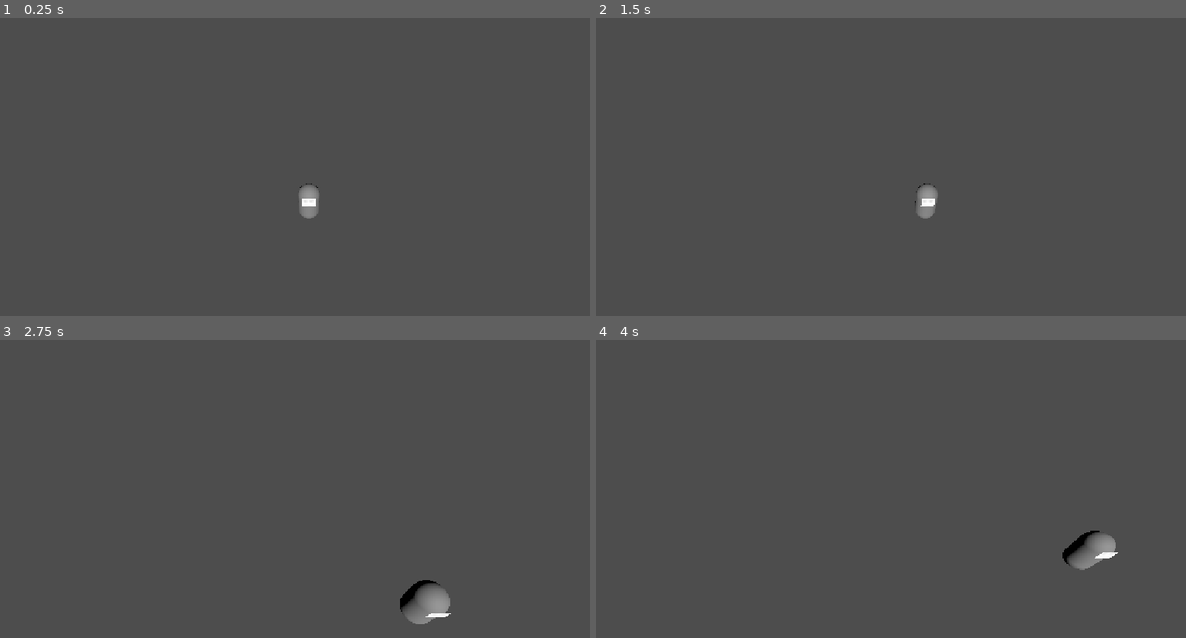
Above: before the commit, frames 1-4 (two rows, left to right).
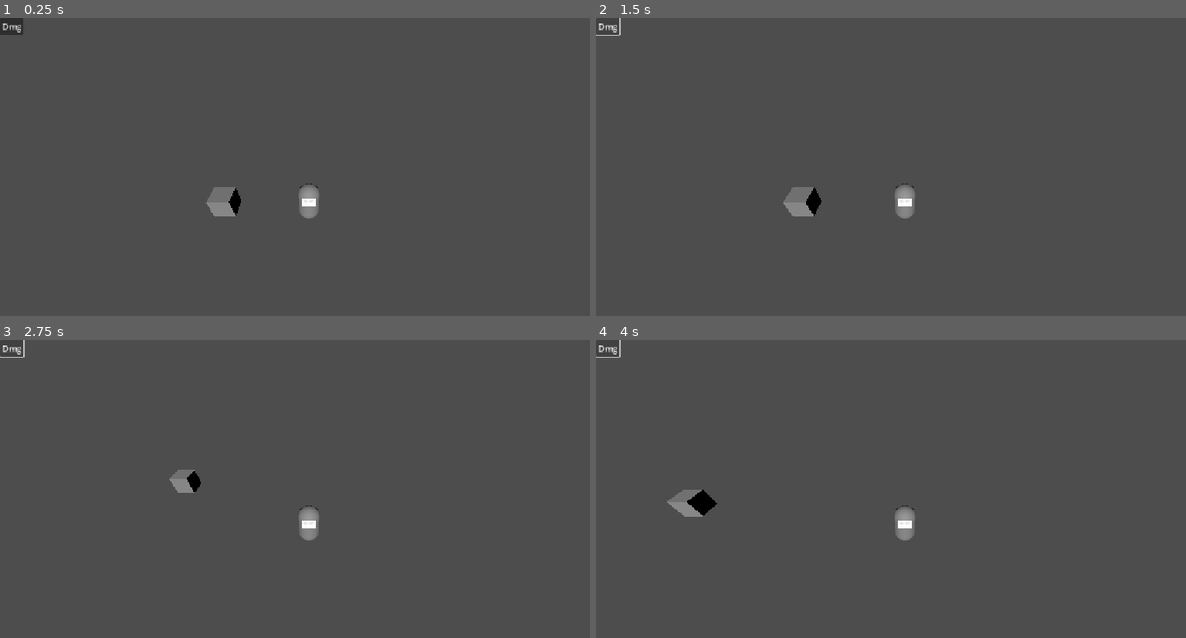
Above: after the commit, the same moments.

Repository: Hadri1005/projet-bomberman
Game: Godot game, scene res://main.tscn
Same seed, same stepped clock (60 frames per second), same inputs: the game is played once before the commit and once after it.
Inputs (mouse positions are in pixels of both pictures, inside the frame that each line leads up to):
- Up to frame 1 (0.25 s): no input
- Up to frame 2 (1.5 s): click (607, 26) at 0.5 s, where only the run after the commit has a clickable "Dmg"; tap Enter at 1.25 s; hold Right (ui_right) from 1.28 s (still down)
- Up to frame 3 (2.75 s): release Right (ui_right) at 2.03 s; hold Down (ui_down) from 2.03 s (still down)
- Up to frame 4 (4 s): release Down (ui_down) at 2.78 s; hold Right (ui_right) 2.78-3.53 s; hold Up (ui_up) from 3.53 s (still down)

The runs differ from the first frame. In frame 1, 0.7% of the frame differs, in the area x 0-41%, y 0-67%; in frame 2, 1.2%; in frame 3, 1.5%; in frame 4, 1.6%, in the area x 0-89%, y 0-78%.

Commit message:
ajout collision joueur, fonction perte de hp et mort + retour au spawn quand dmg

Diff:
--- /dev/null
+++ b/button.gd
@@ -0,0 +1,11 @@
+extends Button
+
+
+# Called when the node enters the scene tree for the first time.
+func _ready() -> void:
+	pass # Replace with function body.
+
+
+# Called every frame. 'delta' is the elapsed time since the previous frame.
+func _process(delta: float) -> void:
+	pass
--- a/joueur/joueur.gd
+++ b/joueur/joueur.gd
@@ -2,7 +2,21 @@
 
 
 const SPEED = 5.0
+@export var max_health: int = 3
+var current_health: int
+@export var spawn_point: Vector3 = Vector3(0, 0, 0)
+func _ready() -> void:
+	current_health = max_health
 
+func take_damage() -> void:
+	current_health = clampi(current_health - 1, 0, max_health)
+	global_position = spawn_point
+	print("Current Health: ", current_health)
+	if current_health <= 0:
+		die()
+
+func die() -> void:
+	print("Player died!")
 
 func _physics_process(delta: float) -> void:
 
@@ -18,3 +32,5 @@
 		velocity.z = move_toward(velocity.z, 0, SPEED)
 
 	move_and_slide()
+func _on_button_pressed() -> void:
+	take_damage() # Replace with function body.
--- a/joueur/joueur.tscn
+++ b/joueur/joueur.tscn
@@ -22,5 +22,9 @@
 texture = SubResource("AtlasTexture_pnbb7")
 
 [node name="CollisionShape3D" type="CollisionShape3D" parent="." unique_id=104331484]
-transform = Transform3D(1.04, 0, 0, 0, 2.15, 0, 0, 0, 1.005, 0, 0.075, 0)
+transform = Transform3D(1.04, 0, 0, 0, 1.88, 0, 0, 0, 1.005, 0, 0.075, 0)
 shape = SubResource("BoxShape3D_pnbb7")
+
+[node name="Camera3D" type="Camera3D" parent="." unique_id=712657095]
+transform = Transform3D(1, 0, 0, 0, 0.7071068, 0.7071068, 0, -0.7071068, 0.7071068, 0, 6.161573, 5.4887776)
+fov = 90.0
--- a/main.tscn
+++ b/main.tscn
@@ -1,6 +1,11 @@
 [gd_scene format=3 uid="uid://c7kgil8pdm1k3"]
 
 [ext_resource type="PackedScene" uid="uid://fjp4ytm60k1j" path="res://joueur/joueur.tscn" id="1_ig7tw"]
+[ext_resource type="Script" uid="uid://b6mdtuu1flkjn" path="res://button.gd" id="2_0xm2m"]
+
+[sub_resource type="BoxMesh" id="BoxMesh_x8p52"]
+
+[sub_resource type="BoxShape3D" id="BoxShape3D_x8p52"]
 
 [node name="bomberman" type="Node3D" unique_id=662595357]
 
@@ -9,6 +14,22 @@
 
 [node name="CharacterBody3D" parent="." unique_id=2072773866 instance=ExtResource("1_ig7tw")]
 
-[node name="Camera3D" type="Camera3D" parent="." unique_id=1975710678]
-transform = Transform3D(1, 0, 0, 0, 0.7071068, 0.7071068, 0, -0.7071068, 0.7071068, 0, 6.161573, 5.4887776)
-fov = 90.0
+[node name="StaticBody3D" type="StaticBody3D" parent="." unique_id=1133335689]
+transform = Transform3D(1, 0, 0, 0, 1, 0, 0, 0, 1, -1.883317, 0, 0)
+
+[node name="MeshInstance3D" type="MeshInstance3D" parent="StaticBody3D" unique_id=1210231476]
+transform = Transform3D(1, 0, 0, 0, 1, 0, 0, 0, 1, -2.0783038, 0, 0)
+mesh = SubResource("BoxMesh_x8p52")
+
+[node name="CollisionShape3D" type="CollisionShape3D" parent="StaticBody3D" unique_id=1291158801]
+transform = Transform3D(1, 0, 0, 0, 1, 0, 0, 0, 1, -2.0783038, 0, 0)
+shape = SubResource("BoxShape3D_x8p52")
+
+[node name="Button" type="Button" parent="." unique_id=762563097]
+offset_right = 8.0
+offset_bottom = 8.0
+text = "Dmg"
+script = ExtResource("2_0xm2m")
+
+[connection signal="pressed" from="Button" to="CharacterBody3D" method="_on_button_pressed"]
+[connection signal="pressed" from="Button" to="Button" method="_on_pressed"]
Not shown, added: button.gd.uid
